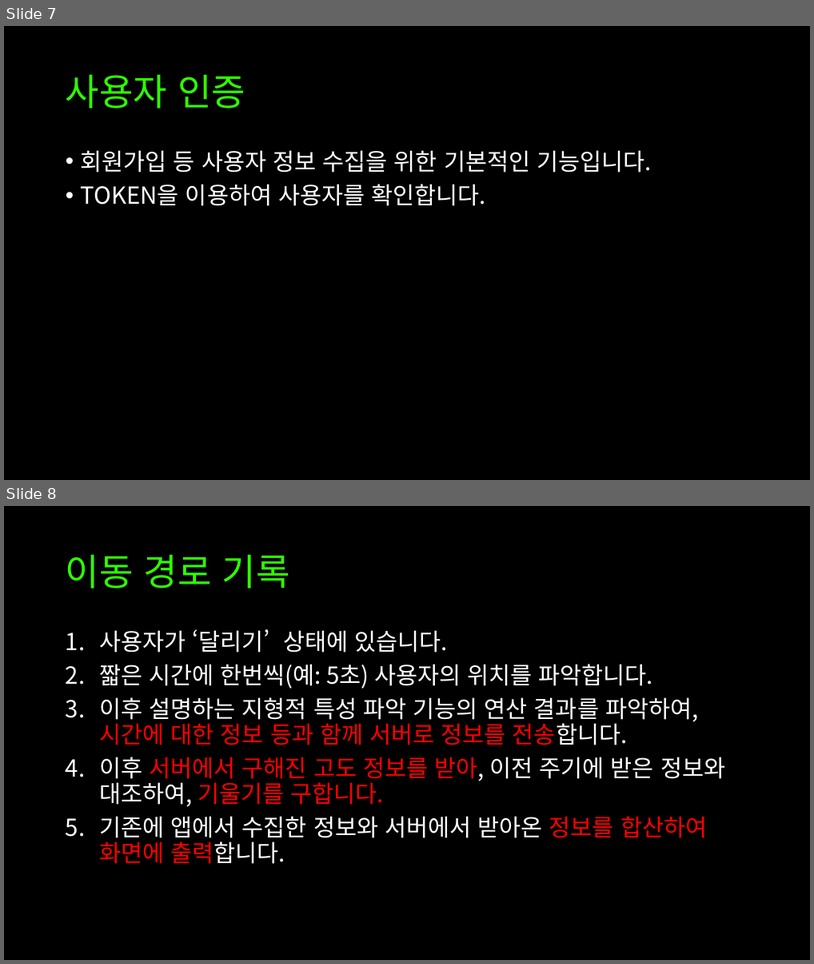
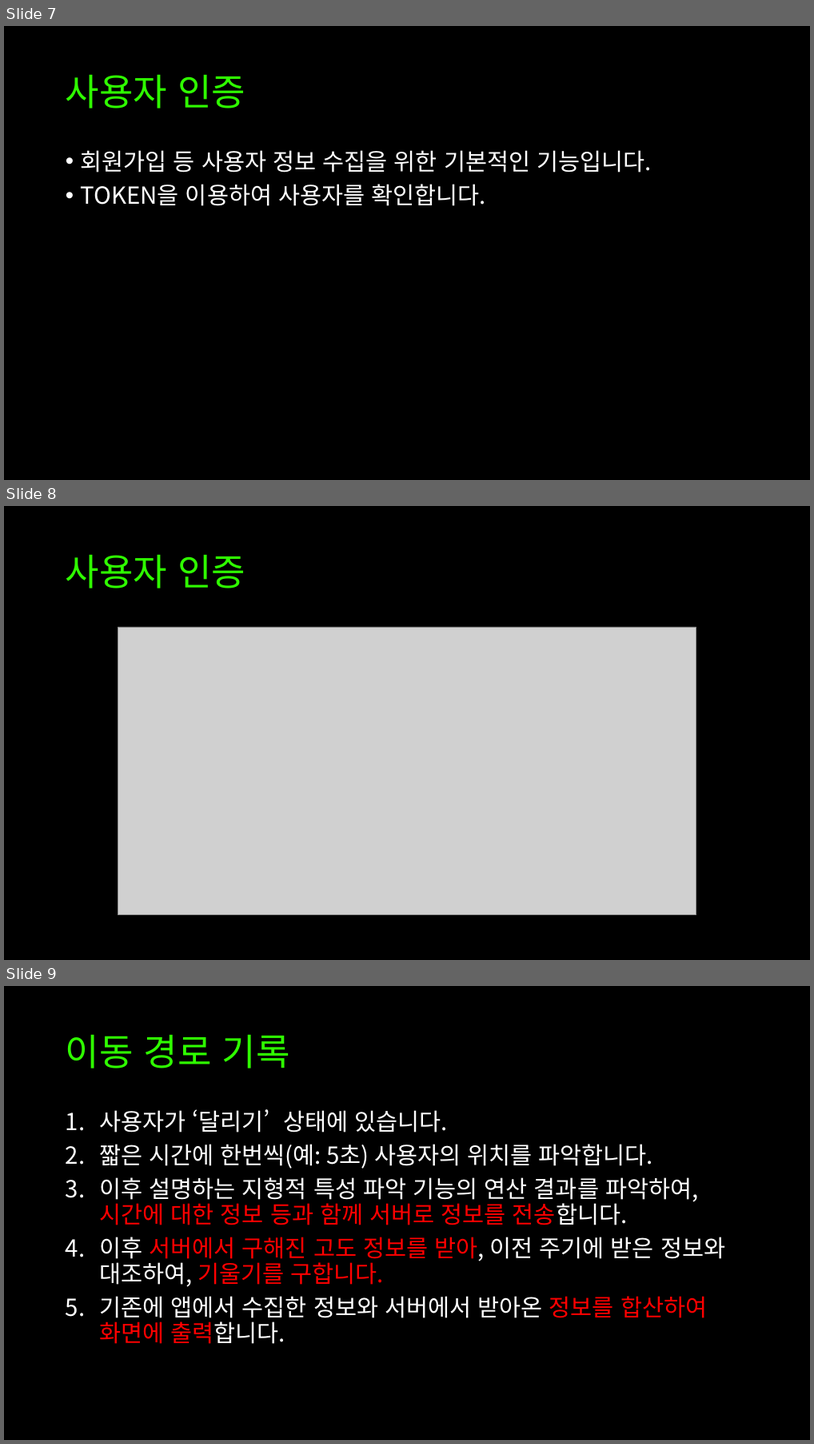
Before and after one commit to pram11/cbnu_opensourceproj, a slide deck: 03_4주차 과제/오픈소스전문프로젝트_Report#02-1_10조.pptx. Shown one above the other, each under a label of ours: slides 7 and 8 before the commit, slides 7, 8 and 9 after it. The pictures are 814x964 and 814x1444 pixels, drawn with LibreOffice and Linux fonts; fonts in the diff are those of the drawing; grey boxes stand for pictures. Boxes give left, top, right and bottom in pixels: in the first picture for what was removed or moved away, otherwise in the second. Text is boxed around its words. In the diff, an @@ line names an element or a change of style, - is before the commit and + after.

```diff
--- a/03_4주차 과제/오픈소스전문프로젝트_Report#02-1_10조.pptx
+++ b/03_4주차 과제/오픈소스전문프로젝트_Report#02-1_10조.pptx
@@ slide 8 added at (x1=4, y1=506, x2=810, y2=960), background #000000 @@
@@ title added at (x1=66, y1=554, x2=246, y2=588), 44 pt, text #2FFF00 @@
+사용자 인증
@@ picture added at (x1=118, y1=627, x2=697, y2=915) @@
@@ what was slide 8 is now slide 9 @@
```
Also in this commit, not shown: 3 other slides added.
